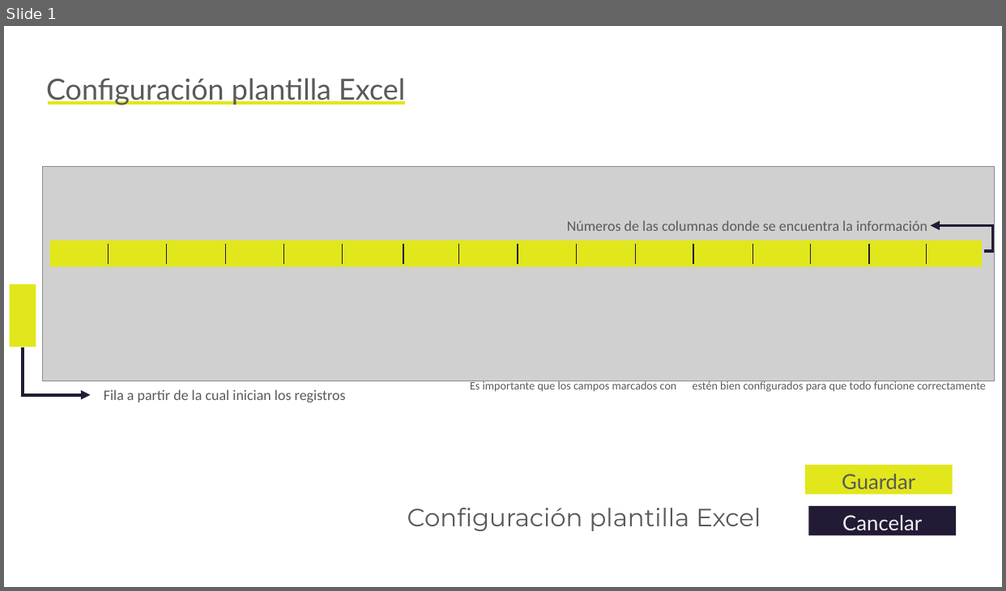
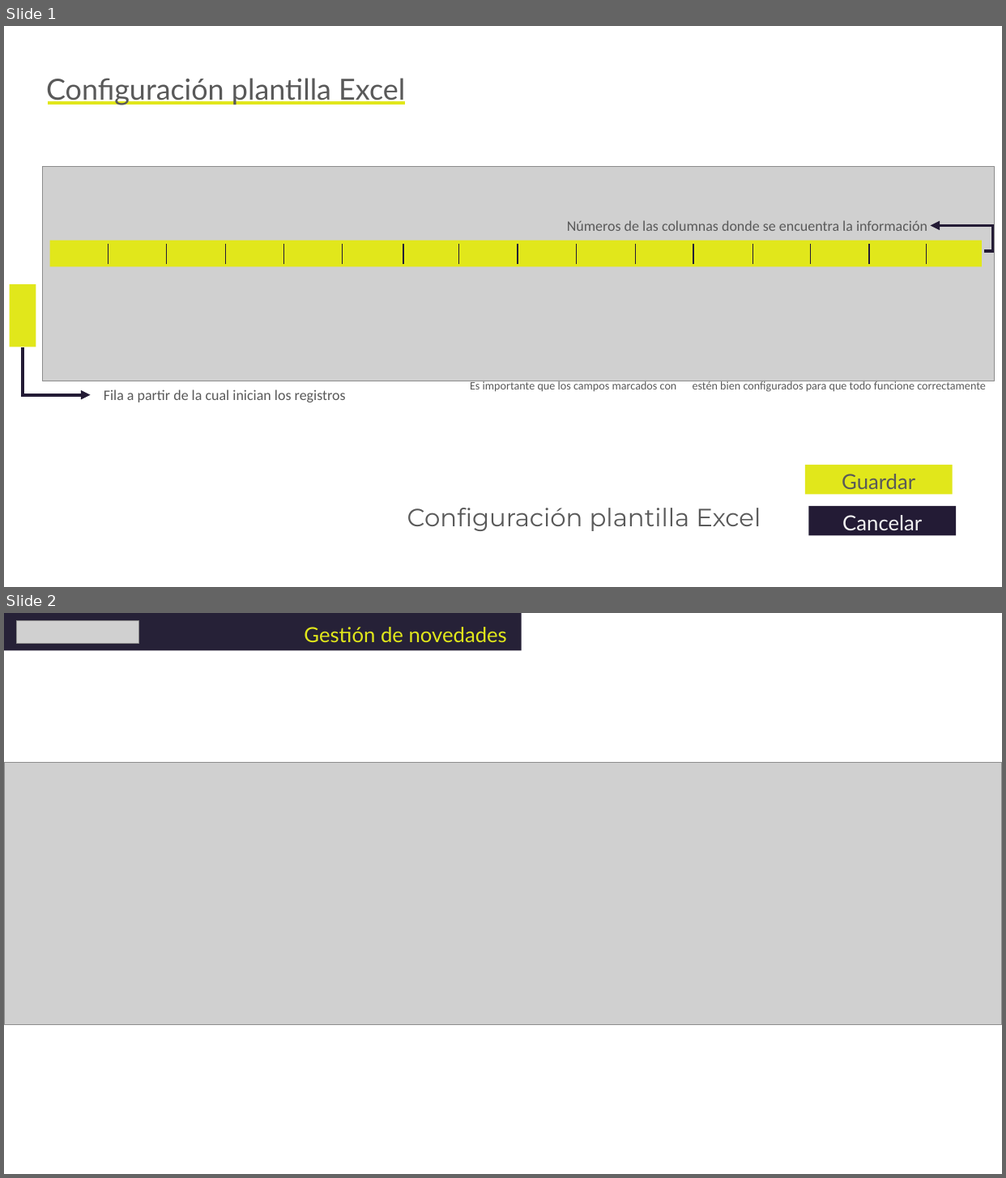
Before and after one commit to edisonude/quipuxNovedades, a slide deck: designs/Designs.pptx. Shown one above the other, each under a label of ours: slide 1 before the commit, slides 1 and 2 after it. The pictures are 1006x591 and 1006x1178 pixels, drawn with LibreOffice and Linux fonts; fonts in the diff are those of the drawing; grey boxes stand for pictures; background and template pictures are left out. Boxes give left, top, right and bottom in pixels: in the first picture for what was removed or moved away, otherwise in the second. Text is boxed around its words. In the diff, an @@ line names an element or a change of style, - is before the commit and + after.

```diff
--- a/designs/Designs.pptx
+++ b/designs/Designs.pptx
@@ slide 2 added at bbox=[4, 613, 1002, 1174], background #FFFFFF @@
@@ rectangle added at bbox=[4, 613, 522, 650], fill #262137 @@
@@ picture added at bbox=[17, 621, 138, 644] @@
@@ text added at bbox=[304, 627, 507, 642], 20 pt, text #E1E71B @@
+Gestión de novedades
@@ picture added at bbox=[4, 762, 1002, 1024] @@
```
Also in this commit, not shown: 12 other files.
